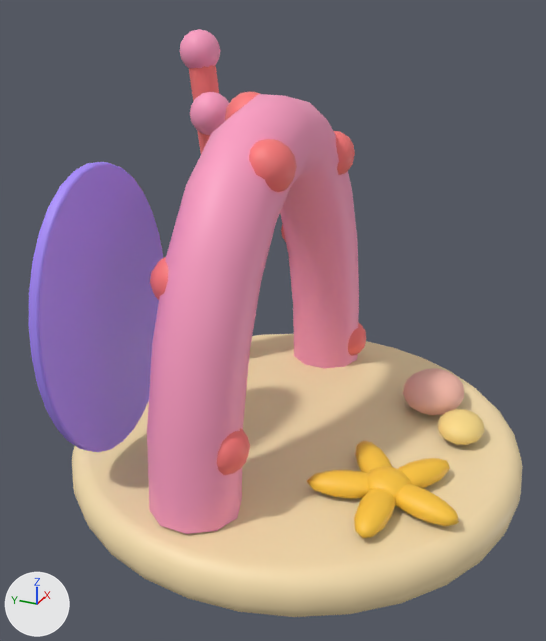
The FBX model EvolutionShop/Assets/EvolutionShop/Resources/Art/GrowthKit/DecorCoralArch.fbx: old version first, new version second.
Camera for both pictures: a 50 mm camera at (-0.463, -0.189, 0.349) aimed at (-0.019, 0.011, 0.127). The lights are fixed; the arrows at lower left show +X, +Y and +Z. The first picture is the older version. Where no turn or scale is listed for an object, it has been applied to the vertices. Vertices at exactly the same position are counted once.

Names of what the first picture shows: 'DecorCoralArch mesh'.
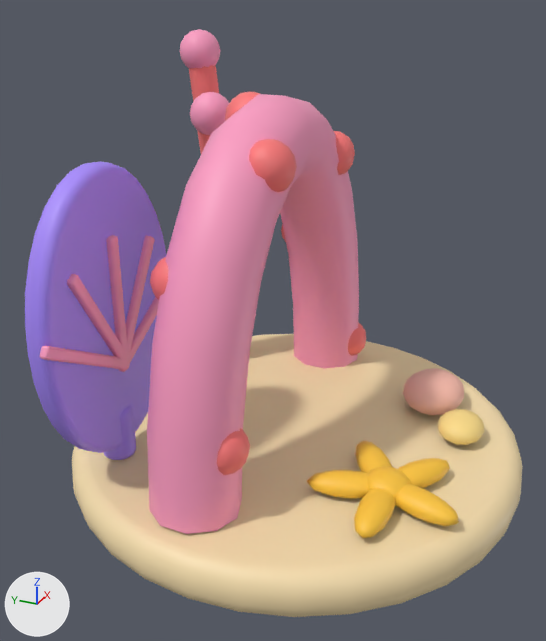
Diff of the bpy script that builds the scene:
```diff
--- a/EvolutionShop/Assets/EvolutionShop/Resources/Art/GrowthKit/DecorCoralArch.fbx.py
+++ b/EvolutionShop/Assets/EvolutionShop/Resources/Art/GrowthKit/DecorCoralArch.fbx.py
@@ me_cylinder_441 @@
 # used by ob_decorcoralarch_mesh; location = (0.0, 0.0, 0.0)
-me_cylinder_441.from_pydata(...)  # 2284 vertices, 2436 faces; spans x -0.17..0.17, y -0.17..0.17, z 0.0..0.311
+me_cylinder_441.from_pydata(...)  # 3300 vertices, 3412 faces; spans x -0.17..0.17, y -0.17..0.17, z 0.0..0.311
+# me_cylinder_441 part 1: a new loose piece of 256 vertices spanning x -0.102..-0.078, y 0.088..0.112, z 0.035..0.075, in mat_gk_lilac (purple #a98bff)
+# me_cylinder_441 part 2: a new loose piece of 152 vertices spanning x -0.096..-0.015, y 0.087..0.093, z 0.105..0.155, in mat_gk_pink (pink #ff9ec4)
+# me_cylinder_441 part 3: a new loose piece of 152 vertices spanning x -0.095..-0.045, y 0.087..0.093, z 0.108..0.189, in mat_gk_pink (pink #ff9ec4)
+# me_cylinder_441 part 4: a new loose piece of 152 vertices spanning x -0.094..-0.086, y 0.087..0.093, z 0.11..0.2, in mat_gk_pink (pink #ff9ec4)
+# me_cylinder_441 part 5: a new loose piece of 152 vertices spanning x -0.135..-0.085, y 0.087..0.093, z 0.108..0.189, in mat_gk_pink (pink #ff9ec4)
+# me_cylinder_441 part 6: a new loose piece of 152 vertices spanning x -0.165..-0.084, y 0.087..0.093, z 0.105..0.155, in mat_gk_pink (pink #ff9ec4)
+# me_cylinder_441 part 7: 216 vertices removed from x -0.16..-0.02, y 0.096..0.104, z 0.045..0.245; 216 vertices added at x -0.159..-0.021, y 0.091..0.109, z 0.046..0.244
 me_cylinder_441.materials.append(mat_gk_sand)
```

Boxes [x1, y1, x2, y2] around the edits, measured in the pictures (546 x 641 px; the box of a moved part takes in the faces that stretch with it):
'DecorCoralArch mesh', reshaped
    before: [28, 29, 523, 617]
    after: [25, 29, 523, 617]
part 1 of me_cylinder_441, added (purple)
    after: [103, 405, 136, 460]
part 2 of me_cylinder_441, added
    after: [119, 297, 159, 372]
part 3 of me_cylinder_441, added
    after: [124, 235, 155, 364]
part 4 of me_cylinder_441, added
    after: [106, 235, 128, 362]
part 5 of me_cylinder_441, added
    after: [67, 274, 129, 361]
part 6 of me_cylinder_441, added
    after: [40, 346, 130, 370]
part 7 of me_cylinder_441, moved or reshaped
    before: [28, 162, 163, 452]
    after: [25, 162, 167, 453]
